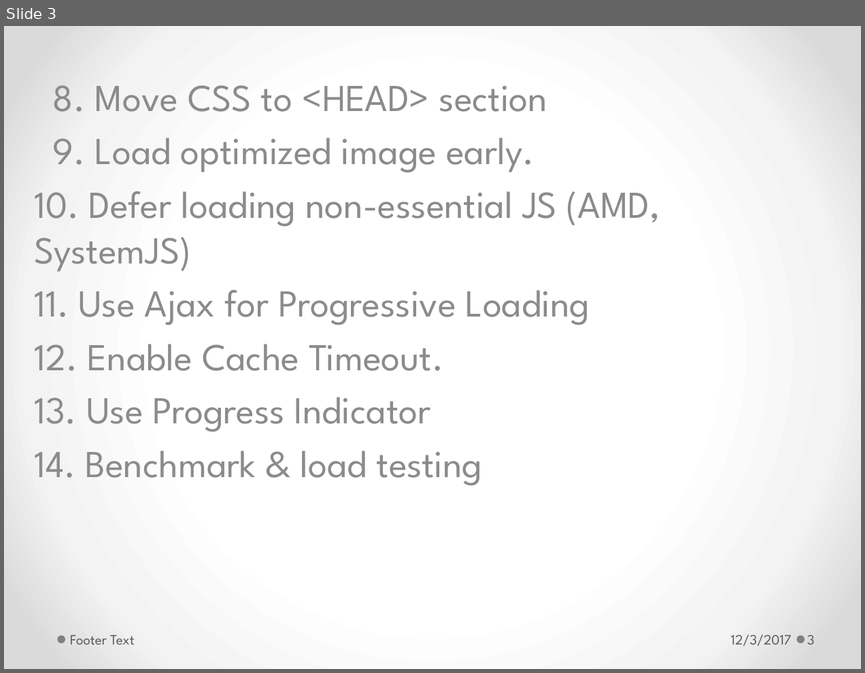
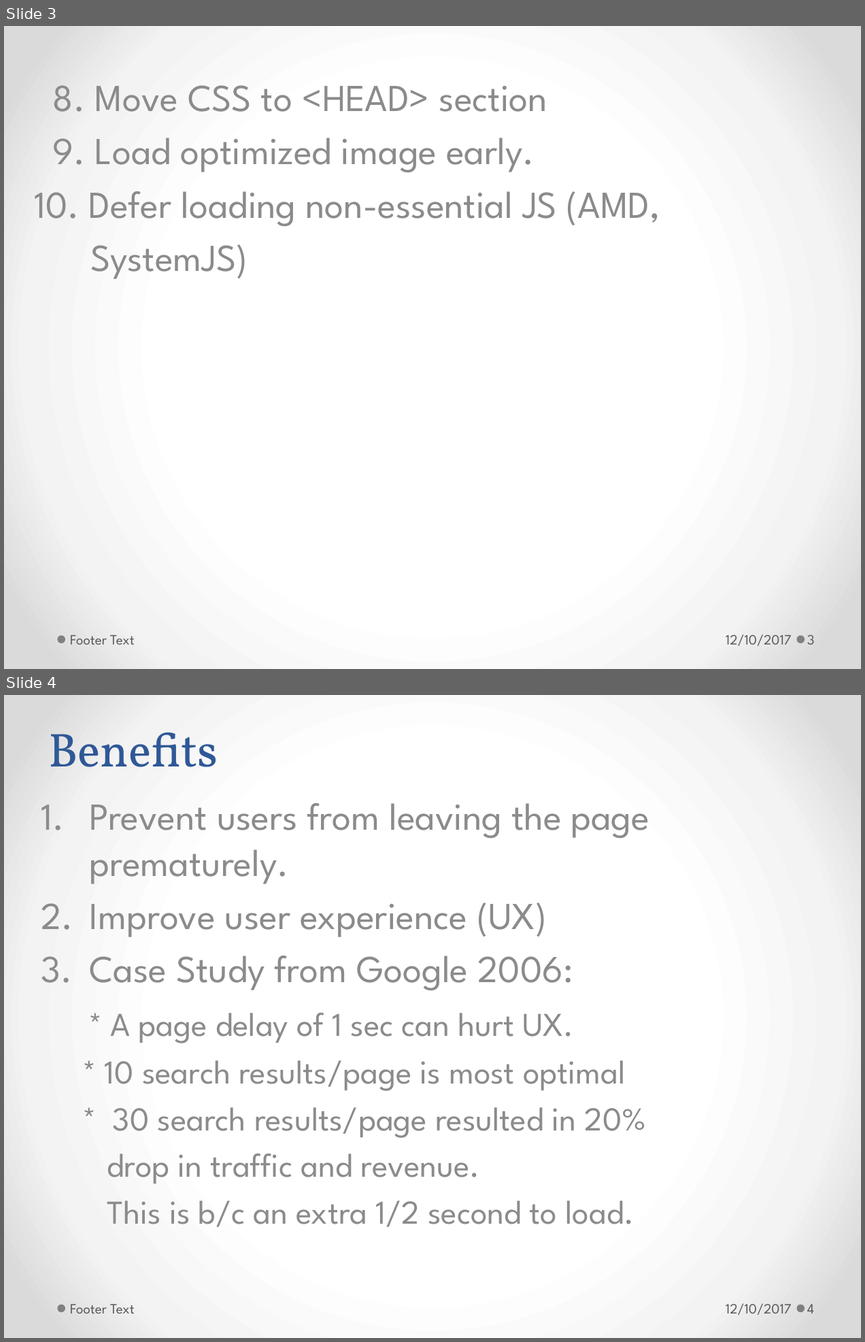
Before and after one commit to h-t-tran/brown, a slide deck: web-pg-performance/webpgperformance.pptx. Shown one above the other, each under a label of ours: slide 3 before the commit, slides 3 and 4 after it. The pictures are 865x673 and 865x1342 pixels, drawn with LibreOffice and Linux fonts; fonts in the diff are those of the drawing. Boxes give left, top, right and bottom in pixels: in the first picture for what was removed or moved away, otherwise in the second. Text is boxed around its words. In the diff, an @@ line names an element or a change of style, - is before the commit and + after.

```diff
--- a/web-pg-performance/webpgperformance.pptx
+++ b/web-pg-performance/webpgperformance.pptx
@@ slide 4 added at (4,695,861,1338), background gradient #FFFFFF to #F4F4F4 to #DADADA; not listed: 2 template elements that a slide beside it also shows @@
@@ title added at (48,732,218,767), 40 pt, text #2F5897 @@
+Benefits
@@ subtitle added at (90,803,650,1227), 28 pt, text #8C8C8C @@
+1. Prevent users from leaving the page prematurely.
+2. Improve user experience (UX)
+3. Case Study from Google 2006:
+* A page delay of 1 sec can hurt UX.
+* 10 search results/page is most optimal
+* 30 search results/page resulted in 20%
+drop in traffic and revenue.
+This is b/c an extra 1/2 second to load.
@@ text added at (70,1304,135,1313), 12 pt, text #595959 @@
+Footer Text
@@ text added at (725,1303,791,1314), 12 pt, text #595959 @@
+12/10/2017
@@ page number added at (807,1304,814,1313), 12 pt, text #595959 @@
+4
@@ slide 3 changed as well @@
@@ subtitle at (34,191,660,279): text changed @@
-10. Defer loading non-essential JS (AMD, SystemJS)
-11. Use Ajax for Progressive Loading
-12. Enable Cache Timeout.
-13. Use Progress Indicator
-14. Benchmark & load testing
+10. Defer loading non-essential JS (AMD,
+SystemJS)
@@ text at (725,634,791,645): text changed @@
-12/3/2017
+12/10/2017
```
Also in this commit, not shown: 18 other slides changed, 1 other slide added, 3 other files.
